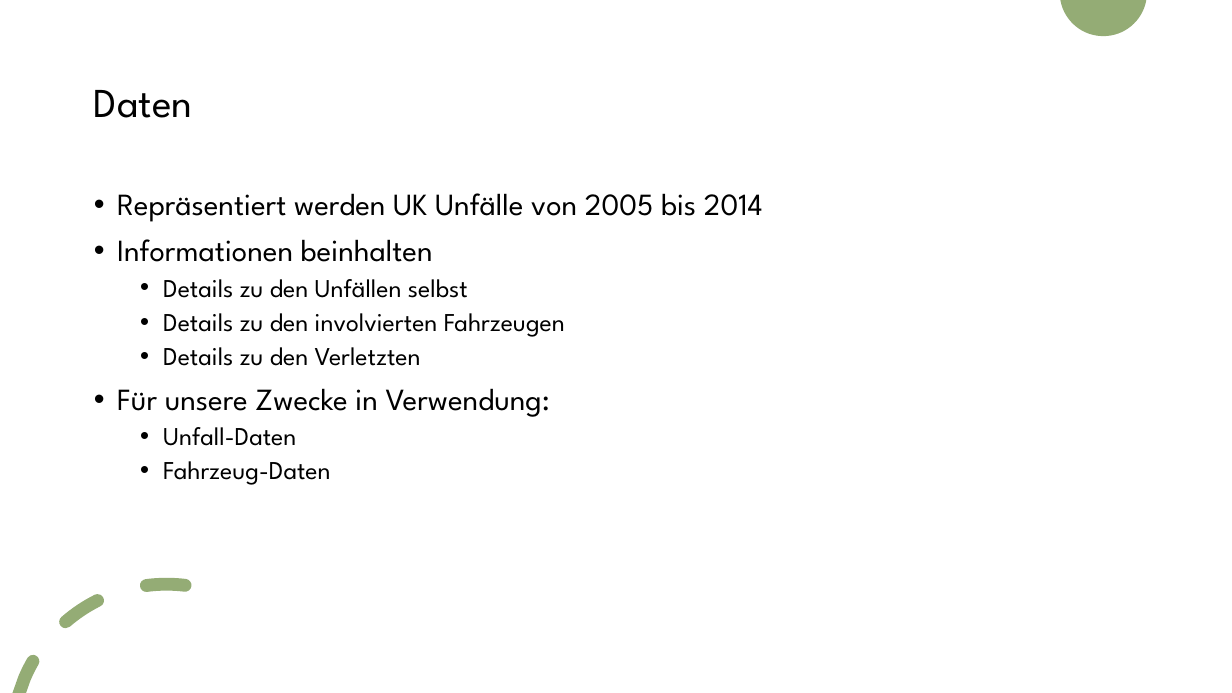
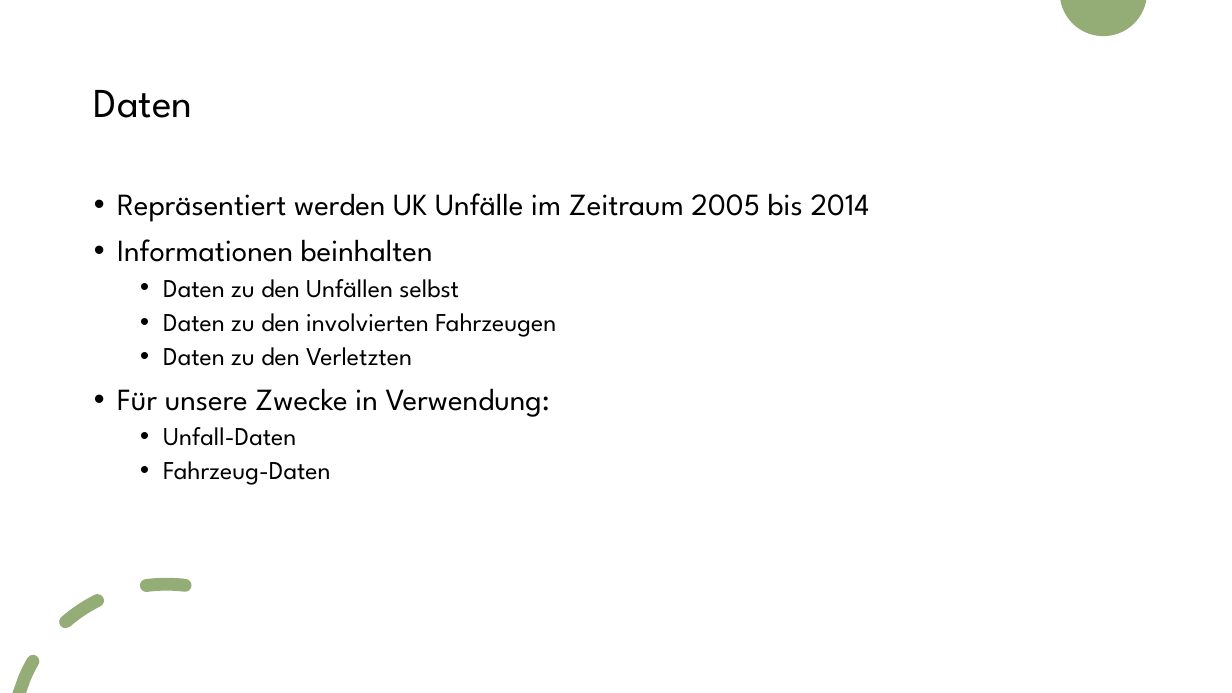
Before and after one commit to jojopirker/sdcProject, a slide deck: slide 2 of etc/final_presentation_v1.pptx. Drawn at 1232x693 pixels with LibreOffice and Linux fonts; fonts in the diff are those of the drawing. Boxes give left, top, right and bottom in pixels: in the first picture for what was removed or moved away, otherwise in the second. Text is boxed around its words. In the diff, an @@ line names an element or a change of style, - is before the commit and + after.

Commit message:
edited presentation

```diff
--- a/etc/final_presentation_v1.pptx
+++ b/etc/final_presentation_v1.pptx
@@ text at (117,193,870,222): text changed @@
-• Repräsentiert werden UK Unfälle von 2005 bis 2014
+• Repräsentiert werden UK Unfälle im Zeitraum 2005 bis 2014
@@ text at (163,279,556,366): text changed @@
-  • Details zu den Unfällen selbst
-  • Details zu den involvierten Fahrzeugen
-  • Details zu den Verletzten
+  • Daten zu den Unfällen selbst
+  • Daten zu den involvierten Fahrzeugen
+  • Daten zu den Verletzten
```
Also in this commit, not shown: 3 other slides changed, 4 slides added, 1 slide removed.
